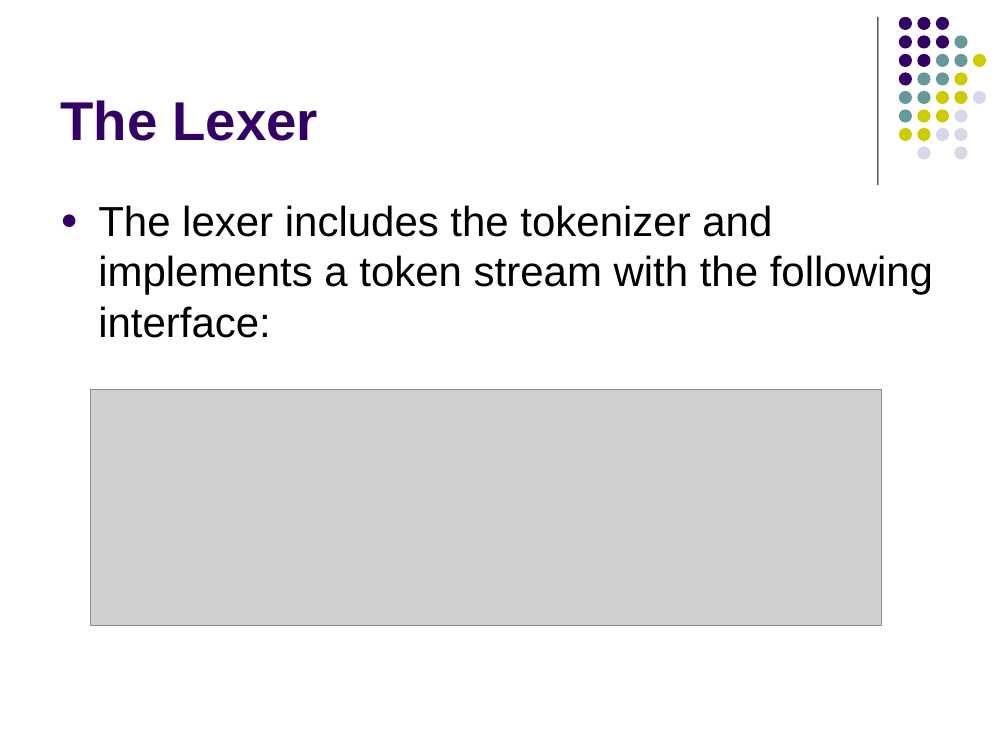
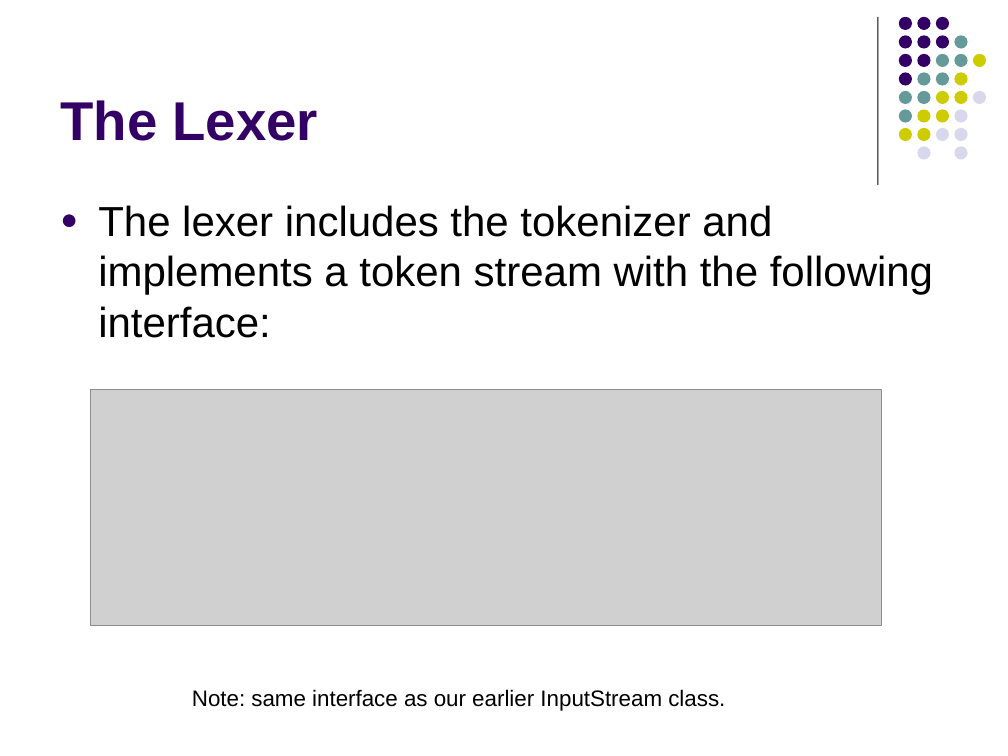
Before and after one commit to lutzhamel/CSC402, a slide deck: slide 6 of notes/csc402-ln004.pptx. Drawn at 1008x756 pixels with LibreOffice and Linux fonts; fonts in the diff are those of the drawing; grey boxes stand for pictures. Boxes give left, top, right and bottom in pixels: in the first picture for what was removed or moved away, otherwise in the second. Text is boxed around its words. In the diff, an @@ line names an element or a change of style, - is before the commit and + after.

```diff
--- a/notes/csc402-ln004.pptx
+++ b/notes/csc402-ln004.pptx
@@ text added at (192,689,725,711), 16 pt, text #000000 @@
+Note: same interface as our earlier InputStream class.
```
Also in this commit, not shown: 2 other slides changed, 3 other files.
